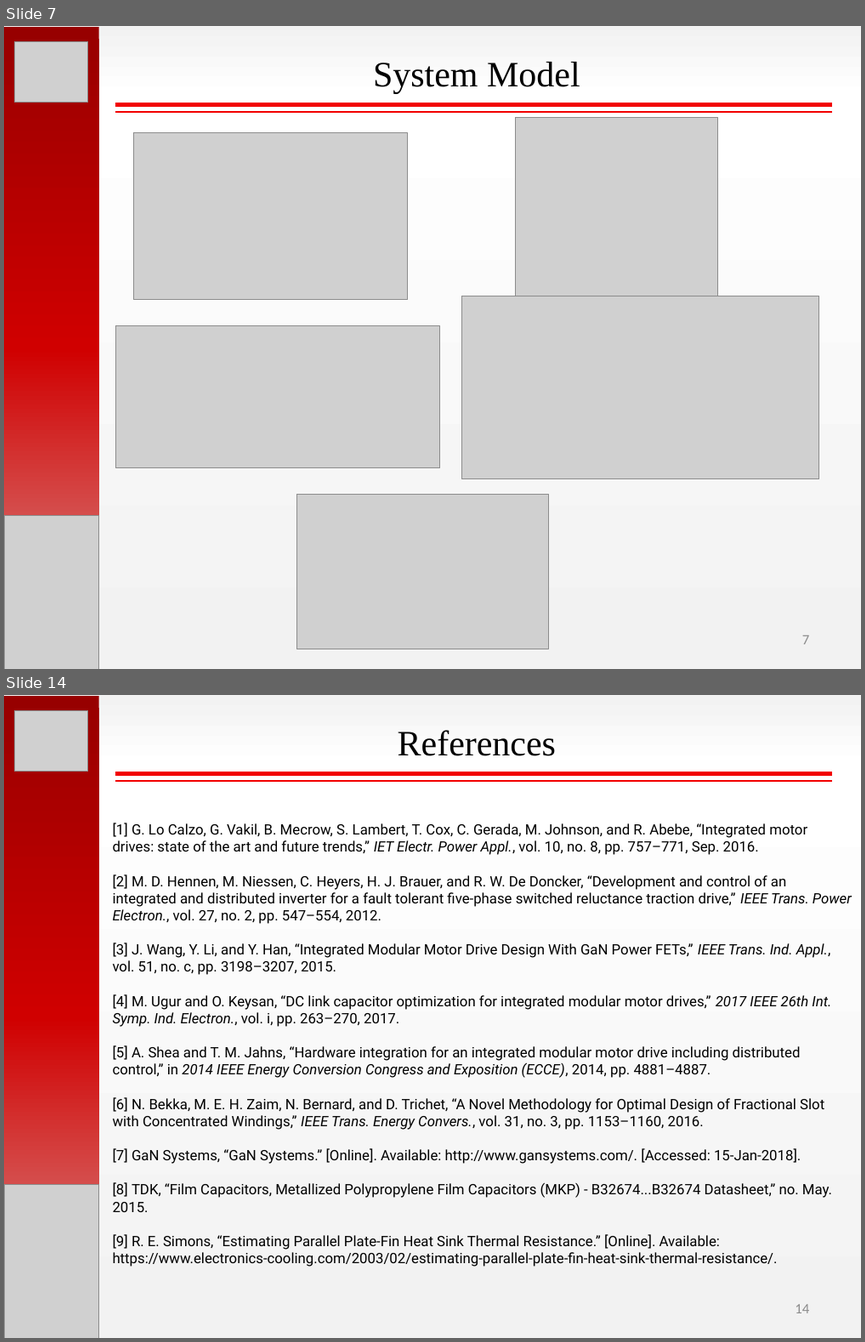
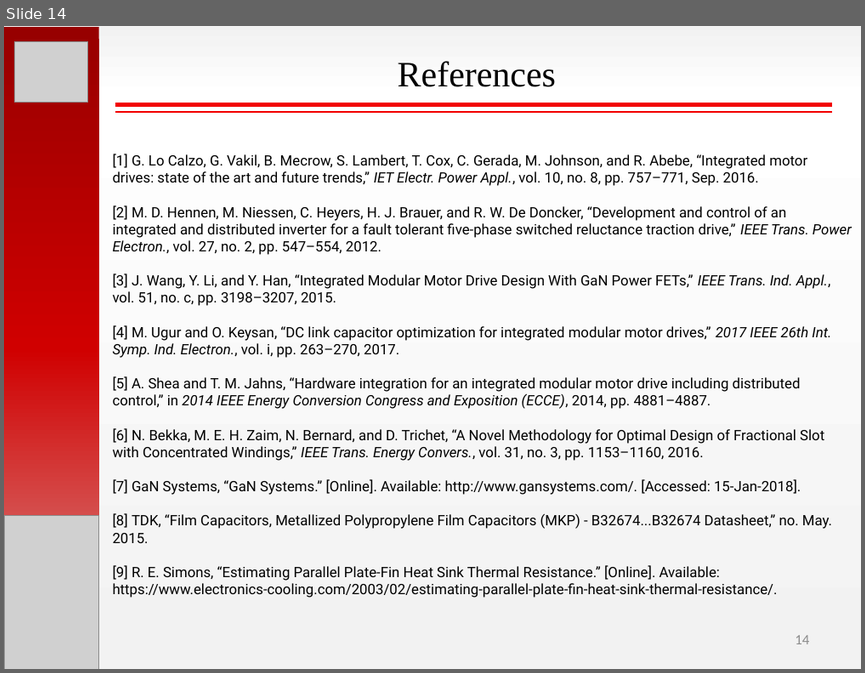
Before and after one commit to hakanpolat/IMMD, a slide deck: Paper/PEMD 2018/Presentation/PEMD2018_OralPres_Mesut_Uğur.pptx. Shown one above the other, each under a label of ours: slides 7 and 14 before the commit, slide 14 after it; the slides between them are not shown. The pictures are 865x1342 and 865x673 pixels, drawn with LibreOffice and Linux fonts; fonts in the diff are those of the drawing; grey boxes stand for pictures. Boxes give left, top, right and bottom in pixels: in the first picture for what was removed or moved away, otherwise in the second. Text is boxed around its words. In the diff, an @@ line names an element or a change of style, - is before the commit and + after.

```diff
--- a/Paper/PEMD 2018/Presentation/PEMD2018_OralPres_Mesut_Uğur.pptx
+++ b/Paper/PEMD 2018/Presentation/PEMD2018_OralPres_Mesut_Uğur.pptx
@@ slide 7 removed at <box>4,26,861,669</box>, background gradient #F2F2F2 to #FFFFFF @@
@@ rectangle removed at <box>4,27,99,669</box> @@
@@ picture removed at <box>15,41,88,102</box> @@
@@ text removed at <box>373,62,580,93</box> @@
-System Model
@@ line removed from (115, 105) to (833, 105) @@
@@ line removed from (115, 112) to (833, 112) @@
@@ picture removed at <box>516,118,718,311</box> @@
@@ picture removed at <box>134,132,408,300</box> @@
@@ picture removed at <box>461,296,819,479</box> @@
@@ picture removed at <box>115,326,439,467</box> @@
@@ picture removed at <box>297,494,548,649</box> @@
@@ picture removed at <box>4,516,98,669</box> @@
@@ page number removed at <box>802,635,809,644</box> @@
-7
```
Also in this commit, not shown: 7 slides changed, 6 slides added, 5 other slides removed, 16 other files.
